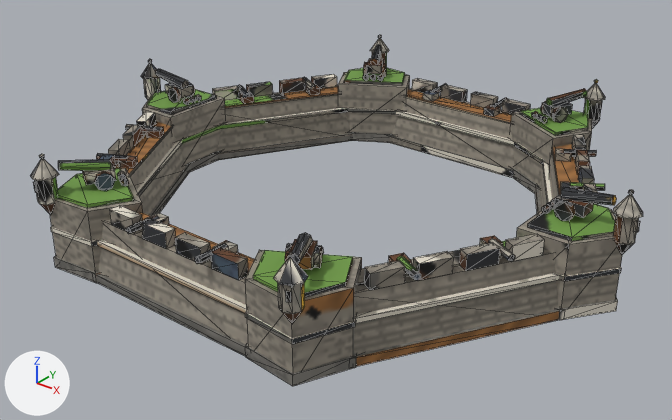
A saved change to the glTF model game/assets/models/fort_l4.glb.
Before and after are seen from a 50 mm camera at (1.792, -2.302, 1.438) aimed at (0.01, -0.075, 0.057). Arrows for +X, +Y and +Z are at lower left; the lights stay in place. The picture after the commit comes second. Mesh edges are drawn as thin lines. Where no turn or scale is listed for an object, it has been applied to the vertices. Vertices at exactly the same position are counted once.

Script lines for the objects in view, before the commit:
```python
me_cube = bpy.data.meshes.new('Cube')
me_cube.from_pydata(...)  # 1740 vertices, 2700 faces; spans x -1.66..0.37, y -1.26..0.52, z -0.1..0.28
me_cube.materials.append(mat_baked)  # picture img_bake
ob_fort_l4 = bpy.data.objects.new('fort_l4', me_cube)
ob_fort_l4.location = (0.645, 0.372, 0.1)
```
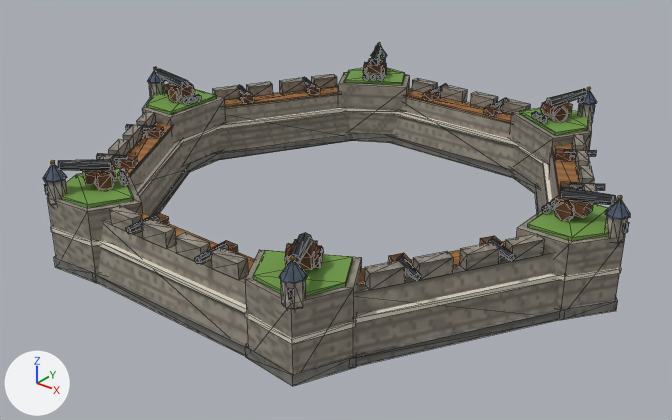
Location of each change, [x1, y1, x2, y2] in pixels of the pictures (672 x 420 px; the box of a moved part takes in the faces that stretch with it):
'fort_l4', reshaped, surface changed: before [30, 35, 643, 386]; after [43, 42, 630, 386]
part 1 of me_cube, moved or reshaped (not visible afterwards): before [615, 242, 634, 254]
part 2 of me_cube, moved or reshaped: before [613, 215, 639, 245]; after [605, 216, 628, 243]
part 3 of me_cube, moved or reshaped: before [635, 221, 640, 233]; after [624, 222, 629, 233]
part 4 of me_cube, moved or reshaped: before [613, 194, 643, 219]; after [605, 199, 630, 220]
part 5 of me_cube, moved or reshaped: before [584, 99, 602, 122]; after [578, 103, 595, 122]
part 6 of me_cube, moved or reshaped: before [583, 83, 605, 101]; after [578, 90, 597, 105]
part 7 of me_cube, moved or reshaped (mostly hidden): before [372, 52, 387, 68]; after [380, 57, 386, 63]
part 8 of me_cube, moved or reshaped: before [370, 38, 389, 53]; after [371, 49, 387, 58]
part 9 of me_cube, moved or reshaped: before [143, 78, 161, 99]; after [149, 82, 165, 97]
part 10 of me_cube, moved or reshaped: before [141, 63, 160, 79]; after [148, 70, 166, 84]
part 11 of me_cube, moved or reshaped (not visible afterwards): before [40, 203, 55, 214]
part 12 of me_cube, moved or reshaped: before [35, 177, 58, 205]; after [45, 179, 67, 204]
part 13 of me_cube, moved or reshaped: before [33, 182, 37, 192]; after [44, 184, 48, 194]
part 14 of me_cube, moved or reshaped: before [30, 158, 59, 181]; after [43, 164, 67, 183]
part 15 of me_cube, moved or reshaped: before [274, 252, 308, 324]; after [279, 256, 308, 311]
part 16 of me_cube, surface changed: before [30, 35, 643, 383]; after [43, 42, 630, 383]

What changed in the scene script:
```text
Change me_cube:
    used by ob_fort_l4; location = (0.645, 0.372, 0.1)
    remove me_cube.from_pydata(...)  # 1740 vertices, 2700 faces; spans x -1.66..0.37, y -1.26..0.52, z -0.1..0.28
    add me_cube.from_pydata(...)  # 1740 vertices, 2700 faces; spans x -1.63..0.34, y -1.23..0.49, z -0.1..0.26
    me_cube part 1: the loose piece of 9 vertices spanning x 0.3..0.36, y -0.4..-0.34, z 0.08..0.13 is moved by (-0.03, 0.0, 0.0)
    me_cube part 2: the loose piece of 16 vertices spanning x 0.3..0.36, y -0.4..-0.34, z 0.13..0.21 is moved by (-0.03, 0.0, -0.01)
    me_cube part 3: the loose piece of 8 vertices spanning x 0.36..0.37, y -0.38..-0.37, z 0.17..0.2 is moved by (-0.03, 0.0, -0.01)
    me_cube part 4: the loose piece of 9 vertices spanning x 0.29..0.37, y -0.41..-0.33, z 0.21..0.27 is scaled about its middle by (0.857, 0.857, 0.862), then moved by (-0.03, 0.0, -0.02)
    me_cube part 5: the loose piece of 16 vertices spanning x -0.19..-0.12, y 0.44..0.51, z 0.13..0.21 is moved by (-0.01, -0.02, -0.01)
    me_cube part 6: the loose piece of 9 vertices spanning x -0.2..-0.11, y 0.43..0.52, z 0.21..0.27 is scaled about its middle by (0.857, 0.857, 0.862), then moved by (-0.01, -0.02, -0.02)
    me_cube part 7: the loose piece of 16 vertices spanning x -1.17..-1.1, y 0.44..0.51, z 0.13..0.21 is moved by (0.01, -0.02, -0.01)
    me_cube part 8: the loose piece of 9 vertices spanning x -1.18..-1.09, y 0.43..0.52, z 0.21..0.27 is scaled about its middle by (0.857, 0.857, 0.862), then moved by (0.01, -0.02, -0.02)
    me_cube part 9: the loose piece of 16 vertices spanning x -1.65..-1.59, y -0.4..-0.34, z 0.13..0.21 is moved by (0.03, 0.0, -0.01)
    me_cube part 10: the loose piece of 9 vertices spanning x -1.66..-1.58, y -0.41..-0.33, z 0.21..0.27 is scaled about its middle by (0.857, 0.857, 0.862), then moved by (0.03, 0.0, -0.02)
    me_cube part 11: the loose piece of 9 vertices spanning x -1.17..-1.1, y -1.25..-1.19, z 0.08..0.13 is moved by (0.01, 0.02, 0.0)
    me_cube part 12: the loose piece of 16 vertices spanning x -1.17..-1.1, y -1.25..-1.19, z 0.13..0.21 is moved by (0.01, 0.02, -0.01)
    me_cube part 13: the loose piece of 8 vertices spanning x -1.16..-1.14, y -1.25..-1.24, z 0.17..0.2 is moved by (0.01, 0.03, -0.01)
    me_cube part 14: the loose piece of 9 vertices spanning x -1.18..-1.09, y -1.26..-1.18, z 0.21..0.27 is scaled about its middle by (0.857, 0.857, 0.862), then moved by (0.01, 0.02, -0.02)
    me_cube part 15: 54 of the vertices in x -0.2..-0.11, y -1.26..-1.18, z 0.08..0.28 are scaled about their middle by (0.912, 0.918, 0.877), then moved by (-0.01, 0.02, -0.01)
    me_cube part 16: texture (UV) coordinates of 2662 of 2700 faces, centred in x -1.66..0.37, y -1.25..0.51, z -0.09..0.28, changed; they spanned u 0.01..0.99, v 0.01..0.99 and now span u 0.01..0.99, v 0.01..0.99
    other edits to the shape of me_cube do not show in these pictures
```
